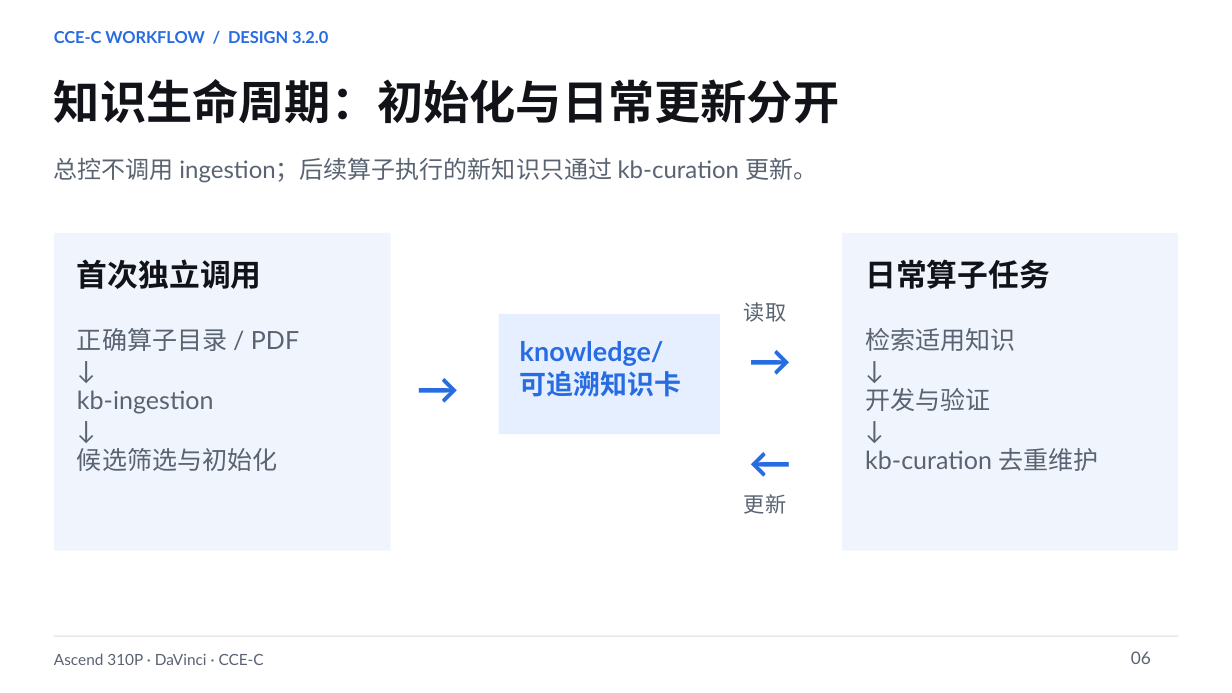
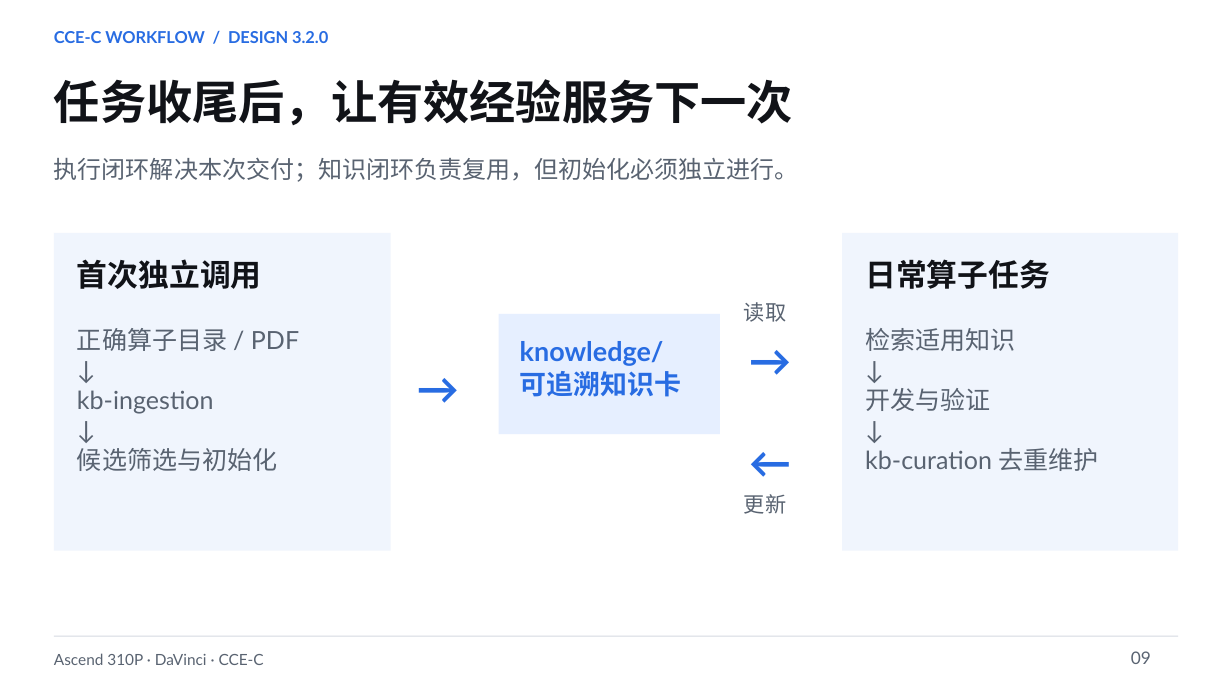
Before and after one commit to chao-shu/CCE_SKILL, a slide deck: slide 9 of docs/Ascend310P_CCEC_Workflow_v3.2.0_CN.pptx (slide 6 before the commit). Drawn at 1232x693 pixels with LibreOffice and Linux fonts; fonts in the diff are those of the drawing. Boxes give left, top, right and bottom in pixels: in the first picture for what was removed or moved away, otherwise in the second. Text is boxed around its words. In the diff, an @@ line names an element or a change of style, - is before the commit and + after.

```diff
--- a/docs/Ascend310P_CCEC_Workflow_v3.2.0_CN.pptx
+++ b/docs/Ascend310P_CCEC_Workflow_v3.2.0_CN.pptx
@@ text at [54,79,793,125]: text changed @@
-知识生命周期：初始化与日常更新分开
+任务收尾后，让有效经验服务下一次
@@ text at [54,157,799,182]: text changed @@
-总控不调用 ingestion；后续算子执行的新知识只通过 kb-curation 更新。
+执行闭环解决本次交付；知识闭环负责复用，但初始化必须独立进行。
@@ text at [1131,651,1151,664]: text changed @@
-06
+09
```
Also in this commit, not shown: 14 other slides changed.
